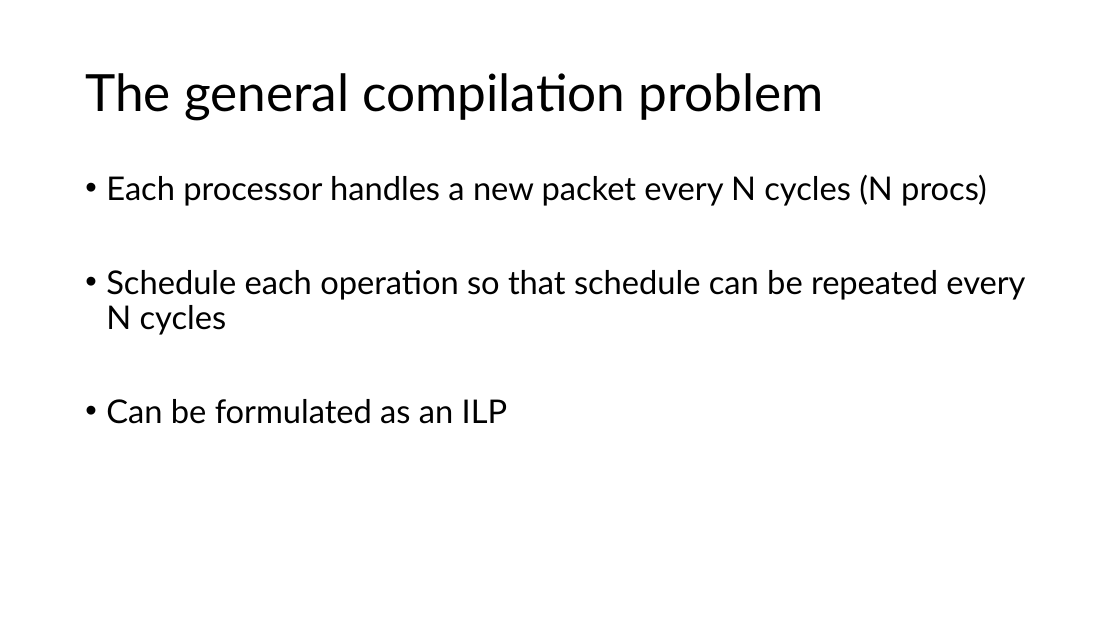
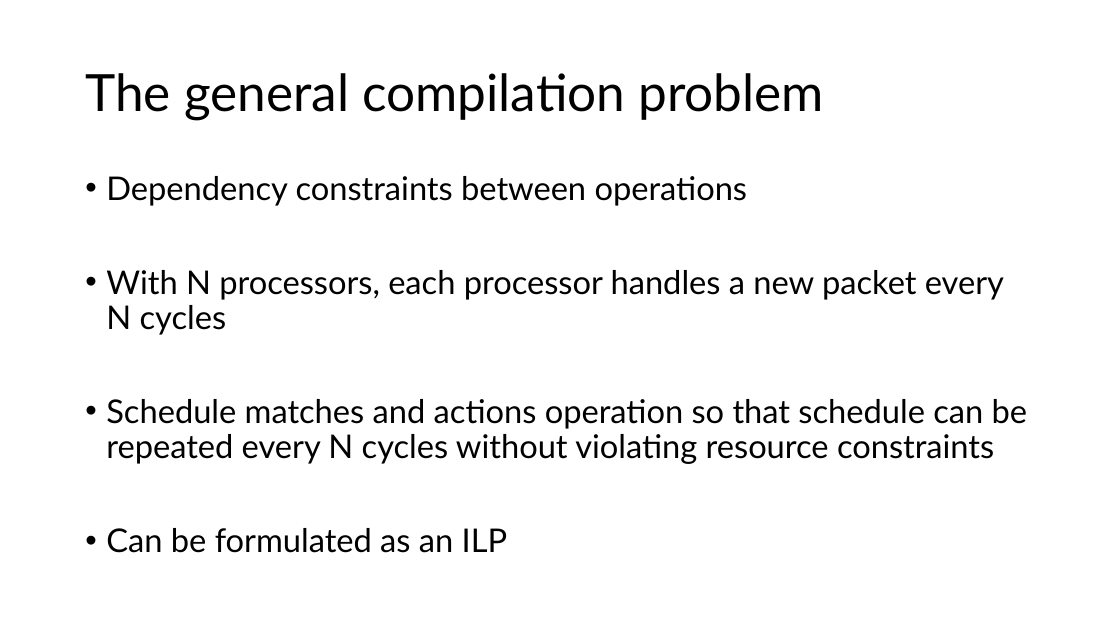
Before and after one commit to anirudhSK/drmt_talk, a slide deck: slide 25 of drmt.pptx. Drawn at 1120x630 pixels with LibreOffice and Linux fonts; fonts in the diff are those of the drawing. Boxes give left, top, right and bottom in pixels: in the first picture for what was removed or moved away, otherwise in the second. Text is boxed around its words. In the diff, an @@ line names an element or a change of style, - is before the commit and + after.

```diff
--- a/drmt.pptx
+++ b/drmt.pptx
@@ text at box(106, 176, 1028, 464): text changed @@
-• Each processor handles a new packet every N cycles (N procs)
-• Schedule each operation so that schedule can be repeated every N cycles
+• Dependency constraints between operations
+• With N processors, each processor handles a new packet every N cycles
+• Schedule matches and actions operation so that schedule can be repeated every N cycles without violating resource constraints
```
Also in this commit, not shown: 8 other slides changed, 2 slides added.
